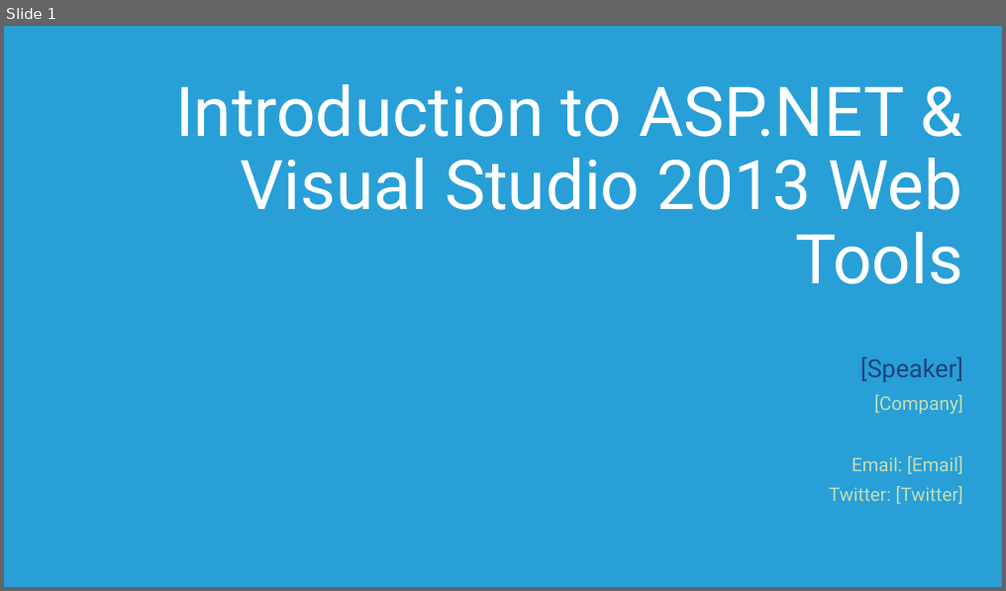
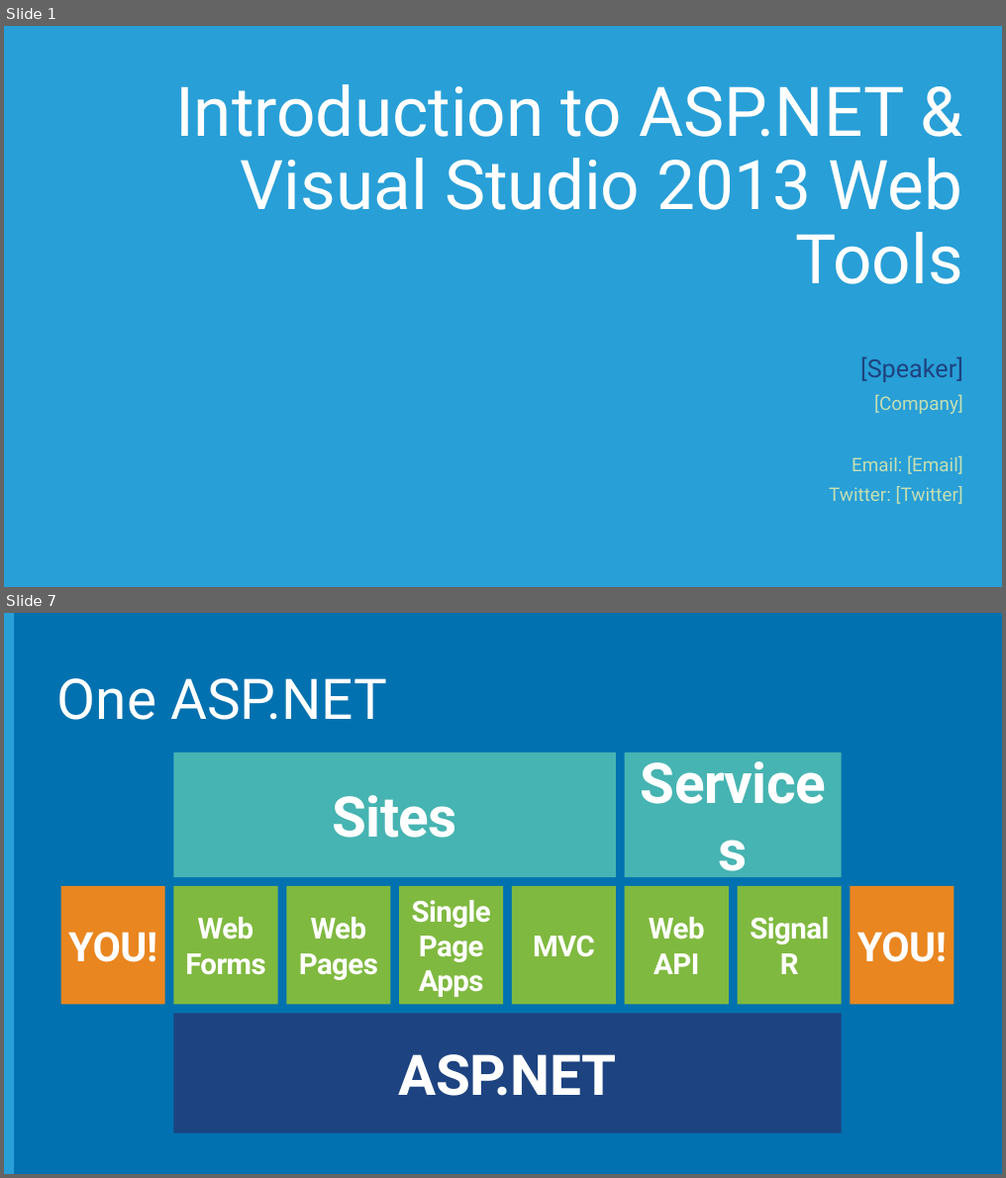
Before and after one commit to Microsoft-Web/DECK-ASPNET-and-VS-Web-Tooling, a slide deck: 2-ASPNET-and-VS-Web-Tooling.pptx. Shown one above the other, each under a label of ours: slide 1 before the commit, slides 1 and 7 after it; the slides between them are not shown. The pictures are 1006x591 and 1006x1178 pixels, drawn with LibreOffice and Linux fonts; fonts in the diff are those of the drawing; background and template pictures are left out. Boxes give left, top, right and bottom in pixels: in the first picture for what was removed or moved away, otherwise in the second. Text is boxed around its words. In the diff, an @@ line names an element or a change of style, - is before the commit and + after.

```diff
--- a/2-ASPNET-and-VS-Web-Tooling.pptx
+++ b/2-ASPNET-and-VS-Web-Tooling.pptx
@@ slide 7 added at bbox=[4, 613, 1002, 1174], background #0171B0 @@
@@ rectangle added at bbox=[4, 613, 14, 1174], fill #289FD7 @@
@@ title added at bbox=[57, 678, 387, 720], 54 pt, text #FFFFFF @@
+One ASP.NET
@@ rectangle added at bbox=[174, 753, 617, 877], fill #46B4B2, 54 pt, text #FFFFFF, bold @@
+Sites
@@ rectangle added at bbox=[625, 753, 842, 877], fill #46B4B2, 54 pt, text #FFFFFF, bold @@
+Services
@@ rectangle added at bbox=[60, 886, 165, 1004], fill #E98620, 39.2 pt, text #FFFFFF, bold @@
+YOU!
@@ rectangle added at bbox=[174, 886, 278, 1004], fill #80B940, 28 pt, text #FFFFFF, bold @@
+Web
+Forms
@@ rectangle added at bbox=[286, 886, 390, 1004], fill #80B940, 28 pt, text #FFFFFF, bold @@
+Web
+Pages
@@ rectangle added at bbox=[399, 886, 503, 1004], fill #80B940, 28 pt, text #FFFFFF, bold @@
+Single
+Page
+Apps
@@ rectangle added at bbox=[512, 886, 616, 1004], fill #80B940, 28 pt, text #FFFFFF, bold @@
+MVC
@@ rectangle added at bbox=[625, 886, 729, 1004], fill #80B940, 28 pt, text #FFFFFF, bold @@
+Web
+API
@@ rectangle added at bbox=[738, 886, 842, 1004], fill #80B940, 28 pt, text #FFFFFF, bold @@
+SignalR
@@ rectangle added at bbox=[849, 886, 954, 1004], fill #E98620, 39.2 pt, text #FFFFFF, bold @@
+YOU!
@@ rectangle added at bbox=[174, 1014, 842, 1134], fill #1D4380, 54 pt, text #FFFFFF, bold @@
+ASP.NET
```
Also in this commit, not shown: 5 slides changed, 13 other slides added, 13 slides removed.
